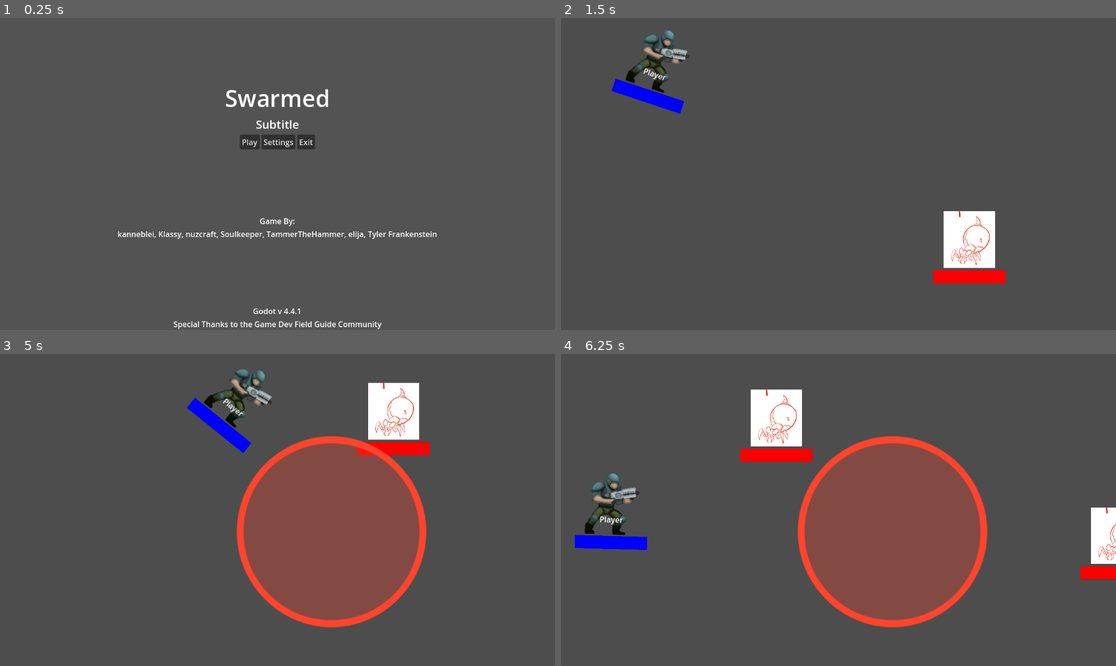
Above: before the commit, frames 1-4 (two rows, left to right).
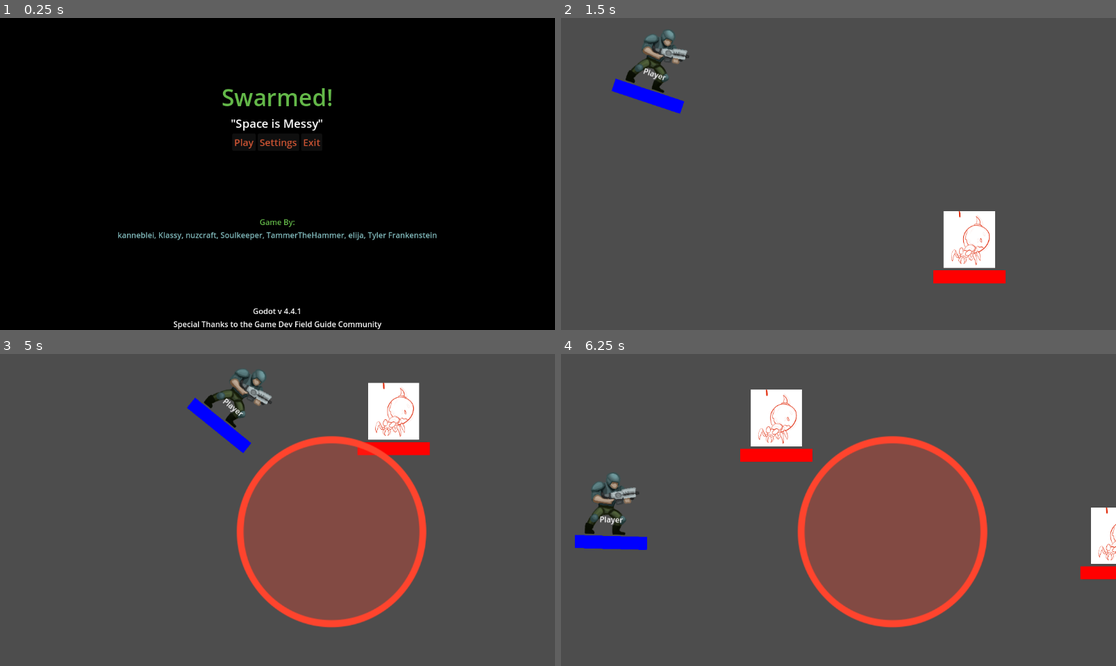
Above: after the commit, the same moments.

Repository: nuzcraft/gdfg-team-4
Game: Godot game, scene res://scenes/title.tscn
The game is run twice, just before and just after one commit, with the same random seed, the same clock (stepped at 60 frames per second) and the same inputs.
Inputs (mouse positions are in pixels of both pictures, inside the frame that each line leads up to):
- Up to frame 1 (0.25 s): no input
- Up to frame 2 (1.5 s): click "Play" at 0.5 s; move the mouse to (960, 158) at 1.27 s; hold D (right) from 1.28 s (still down)
- Up to frame 3 (5 s): move the mouse to (166, 525) at 2.02 s; release D (right) at 2.03 s; hold S (down) 2.03-2.78 s; move the mouse to (333, 441) at 2.77 s; hold D (right) 2.78-3.53 s; move the mouse to (249, 572) at 3.52 s; hold W (up) 3.53-4.28 s; move the mouse to (444, 556) at 4.27 s; hold A (left) from 4.28 s (still down)
- Up to frame 4 (6.25 s): move the mouse to (672, 463) at 5.02 s; move the mouse to (866, 510) at 5.77 s; release A (left) at 5.78 s; hold S (down) from 5.78 s (still down)

The runs differ from the first frame. In frame 1, 100% of the frame differs, in the area x 0-100%, y 0-100%; in frame 2, nothing differs; in frame 3, less than 0.1%; in frame 4, nothing differs.

Commit message:
set title screen bg color to black - add a Theme and set some basic colors for Label and Button - add a silly subtitle for the game

Diff:
--- a/scenes/title.tscn
+++ b/scenes/title.tscn
@@ -1,6 +1,7 @@
-[gd_scene load_steps=2 format=3 uid="uid://308rtes7svwa"]
+[gd_scene load_steps=3 format=3 uid="uid://308rtes7svwa"]
 
 [ext_resource type="Script" uid="uid://clnos8pxbfevk" path="res://scenes/title.gd" id="1_4ignj"]
+[ext_resource type="Theme" uid="uid://c8kkdp01b836k" path="res://swarmed_theme.tres" id="2_wosw1"]
 
 [node name="Title" type="Control"]
 layout_mode = 3
@@ -18,7 +19,7 @@
 anchor_bottom = 1.0
 grow_horizontal = 2
 grow_vertical = 2
-color = Color(0.325441, 0.325441, 0.325441, 1)
+color = Color(0, 0, 0, 1)
 
 [node name="VBoxContainer" type="VBoxContainer" parent="."]
 layout_mode = 1
@@ -42,14 +43,15 @@
 
 [node name="TitleLabel" type="Label" parent="VBoxContainer/CenterContainer/VBoxContainer"]
 layout_mode = 2
+theme = ExtResource("2_wosw1")
 theme_override_font_sizes/font_size = 48
-text = "Swarmed"
+text = "Swarmed!"
 horizontal_alignment = 1
 
 [node name="SubtitleLabel" type="Label" parent="VBoxContainer/CenterContainer/VBoxContainer"]
 layout_mode = 2
 theme_override_font_sizes/font_size = 24
-text = "Subtitle"
+text = "\"Space is Messy\""
 horizontal_alignment = 1
 
 [node name="HBoxContainer" type="HBoxContainer" parent="VBoxContainer/CenterContainer/VBoxContainer"]
@@ -58,14 +60,17 @@
 
 [node name="PlayButton" type="Button" parent="VBoxContainer/CenterContainer/VBoxContainer/HBoxContainer"]
 layout_mode = 2
+theme = ExtResource("2_wosw1")
 text = "Play"
 
 [node name="SettingsButton" type="Button" parent="VBoxContainer/CenterContainer/VBoxContainer/HBoxContainer"]
 layout_mode = 2
+theme = ExtResource("2_wosw1")
 text = "Settings"
 
 [node name="ExitButton" type="Button" parent="VBoxContainer/CenterContainer/VBoxContainer/HBoxContainer"]
 layout_mode = 2
+theme = ExtResource("2_wosw1")
 text = "Exit"
 
 [node name="Spacer3" type="Control" parent="VBoxContainer"]
@@ -74,11 +79,13 @@
 
 [node name="CreditsLabel" type="Label" parent="VBoxContainer"]
 layout_mode = 2
+theme = ExtResource("2_wosw1")
 text = "Game By:"
 horizontal_alignment = 1
 
 [node name="ContributorLabel" type="Label" parent="VBoxContainer"]
 layout_mode = 2
+theme_override_colors/font_color = Color(0.509804, 0.733333, 0.741176, 1)
 text = "kanneblei, Klassy, nuzcraft, Soulkeeper, TammerTheHammer, elija, Tyler Frankenstein"
 horizontal_alignment = 1
 
--- /dev/null
+++ b/swarmed_theme.tres
@@ -0,0 +1,8 @@
+[gd_resource type="Theme" format=3 uid="uid://c8kkdp01b836k"]
+
+[resource]
+Button/colors/font_color = Color(0.803922, 0.329412, 0.2, 1)
+Button/colors/font_hover_color = Color(0.752941, 0.266667, 0.145098, 1)
+Button/colors/font_outline_color = Color(0, 0, 0, 1)
+Button/font_sizes/font_size = 20
+Label/colors/font_color = Color(0.392157, 0.72549, 0.286275, 1)
